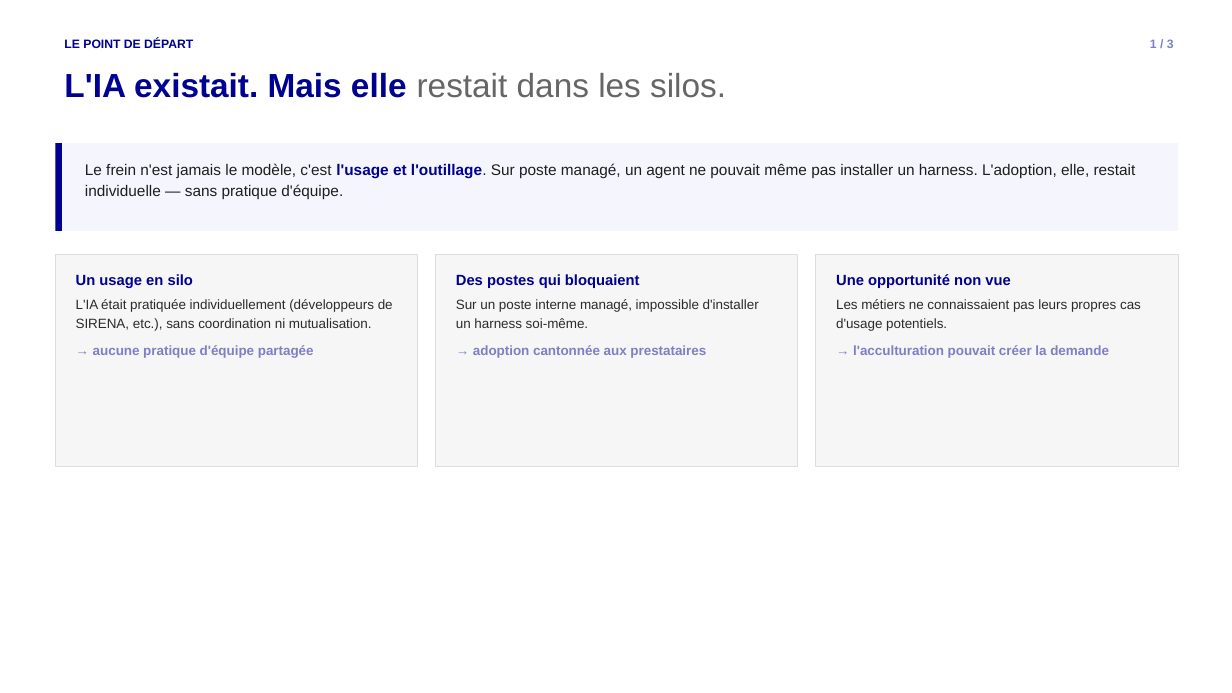
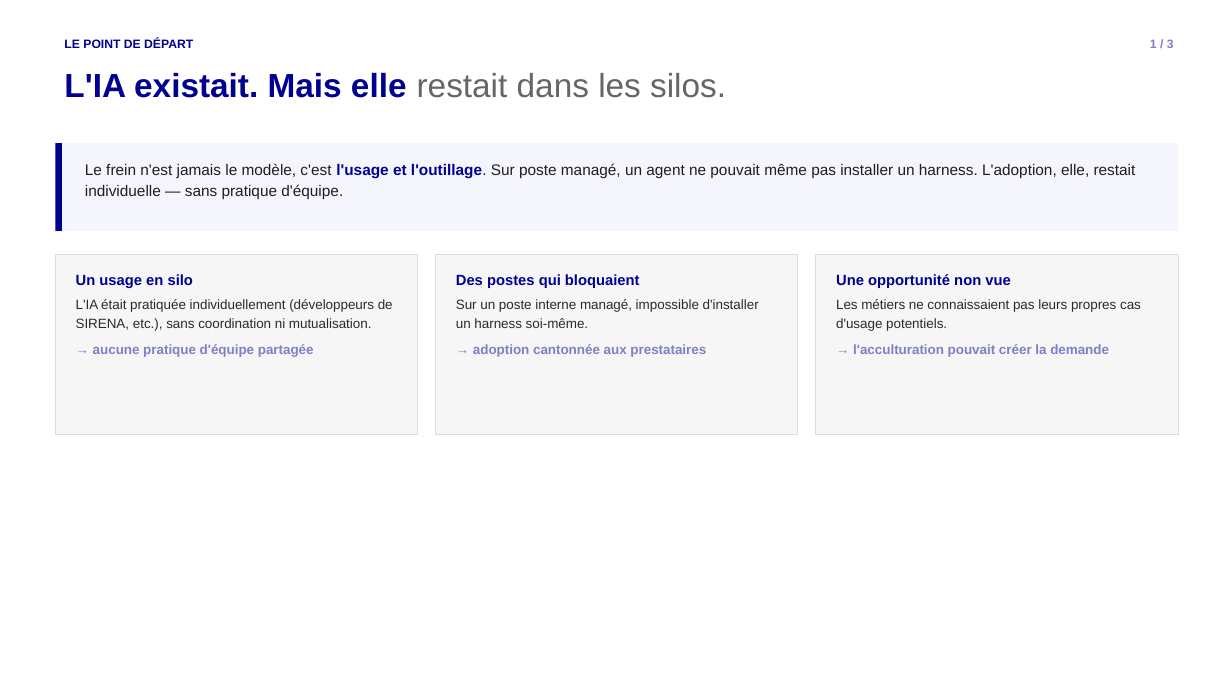
Before and after one commit to SocialGouv/transfo-ia, a slide deck: slide 1 of Livrables/Recit-Mission2/Impact_Adoption-IA_3-slides.pptx. Drawn at 1232x693 pixels with LibreOffice and Linux fonts; fonts in the diff are those of the drawing. Boxes give left, top, right and bottom in pixels: in the first picture for what was removed or moved away, otherwise in the second. Text is boxed around its words. In the diff, an @@ line names an element or a change of style, - is before the commit and + after.

```diff
--- a/Livrables/Recit-Mission2/Impact_Adoption-IA_3-slides.pptx
+++ b/Livrables/Recit-Mission2/Impact_Adoption-IA_3-slides.pptx
@@ rectangle resized from (x1=55, y1=254, x2=418, y2=467) to (x1=55, y1=254, x2=418, y2=434) @@
@@ rectangle resized from (x1=435, y1=254, x2=798, y2=467) to (x1=435, y1=254, x2=798, y2=434) @@
@@ rectangle resized from (x1=816, y1=254, x2=1178, y2=467) to (x1=816, y1=254, x2=1178, y2=434) @@
```
Also in this commit, not shown: 2 other slides changed, 3 other files.
